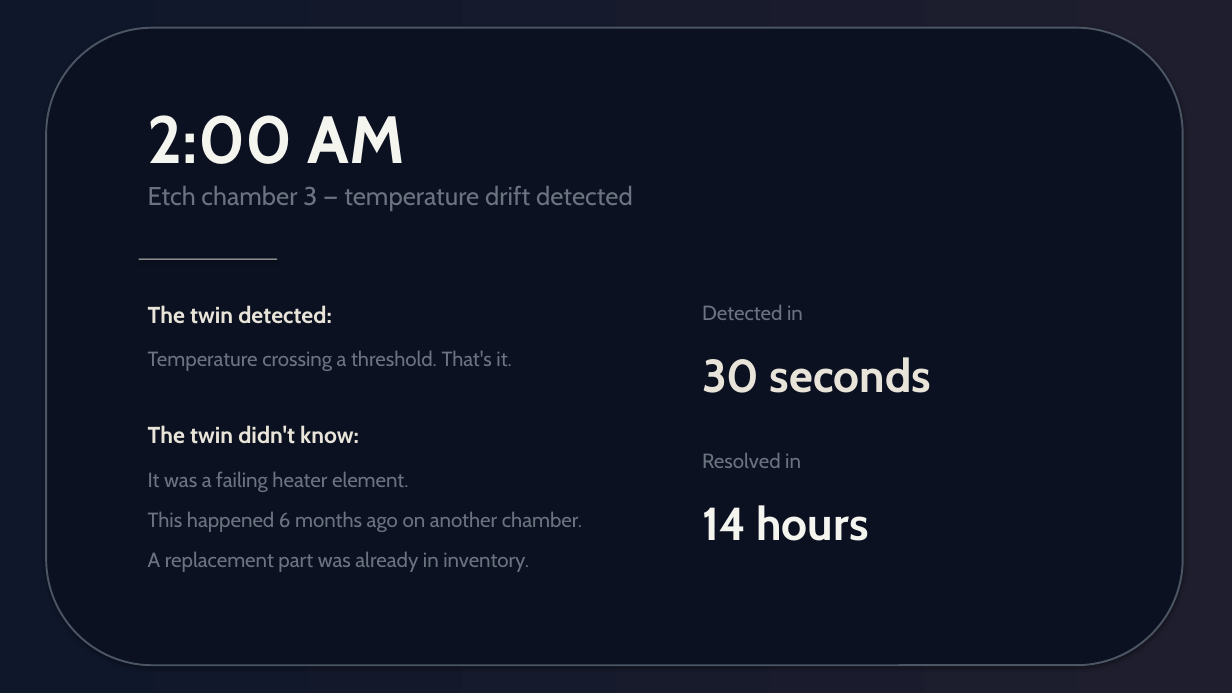
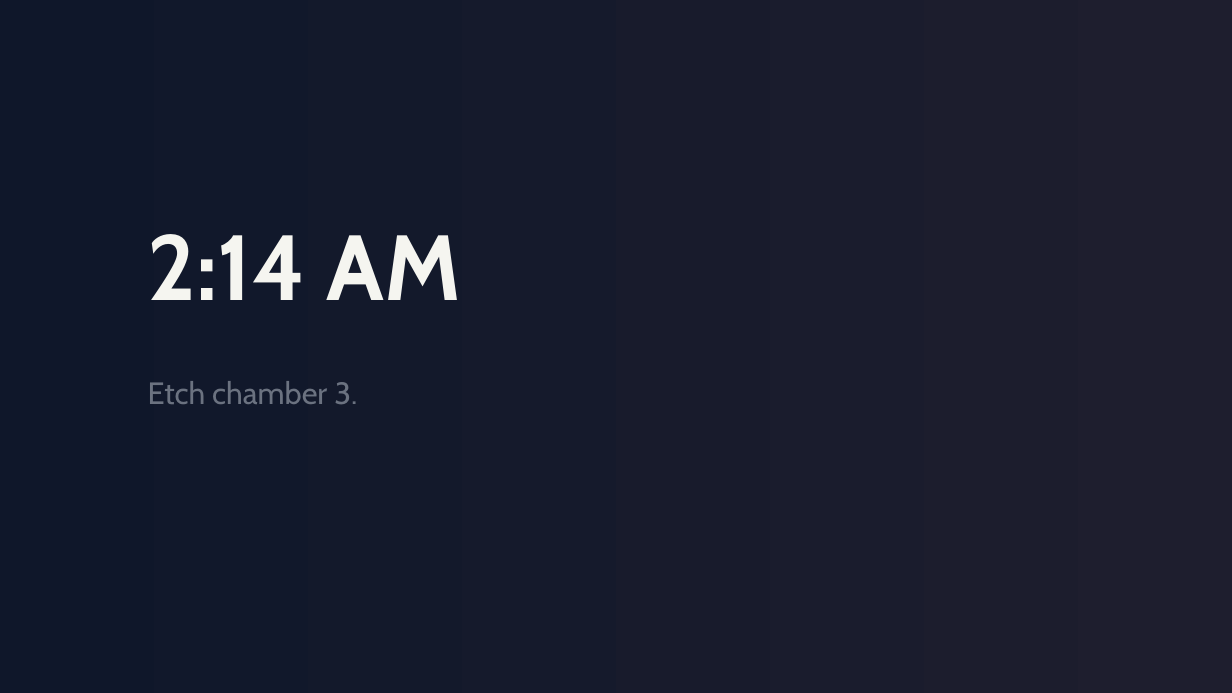
Before and after one commit to Anthony50102/MicroUSPresentation, a slide deck: slide 6 of presentation/presentation-v4-gradient-noir.pptx. Drawn at 1232x693 pixels with LibreOffice and Linux fonts; fonts in the diff are those of the drawing. Boxes give left, top, right and bottom in pixels: in the first picture for what was removed or moved away, otherwise in the second. Text is boxed around its words. In the diff, an @@ line names an element or a change of style, - is before the commit and + after.

```diff
--- a/presentation/presentation-v4-gradient-noir.pptx
+++ b/presentation/presentation-v4-gradient-noir.pptx
@@ rounded rectangle removed at bbox=[46, 28, 1183, 665] @@
@@ text at bbox=[148, 234, 462, 300]: text changed; size 52 to 72 pt @@
-2:00 AM
+2:14 AM
@@ rectangle removed at bbox=[139, 259, 277, 260] @@
@@ text removed at bbox=[148, 305, 332, 324] @@
-The twin detected:
@@ text removed at bbox=[702, 305, 803, 320] @@
-Detected in
@@ text removed at bbox=[148, 351, 511, 371] @@
-Temperature crossing a threshold. That's it.
@@ text removed at bbox=[702, 357, 931, 393] @@
-30 seconds
@@ text at bbox=[148, 381, 357, 404]: text changed; size 20 to 24 pt @@
-Etch chamber 3 — temperature drift detected
+Etch chamber 3.
@@ text removed at bbox=[148, 425, 359, 444] @@
-The twin didn't know:
@@ text removed at bbox=[148, 472, 582, 572] @@
-It was a failing heater element.
-This happened 6 months ago on another chamber.
-A replacement part was already in inventory.
@@ text removed at bbox=[702, 453, 801, 468] @@
-Resolved in
@@ text removed at bbox=[702, 505, 868, 541] @@
-14 hours
```
Also in this commit, not shown: 12 other slides changed, 3 other files.
